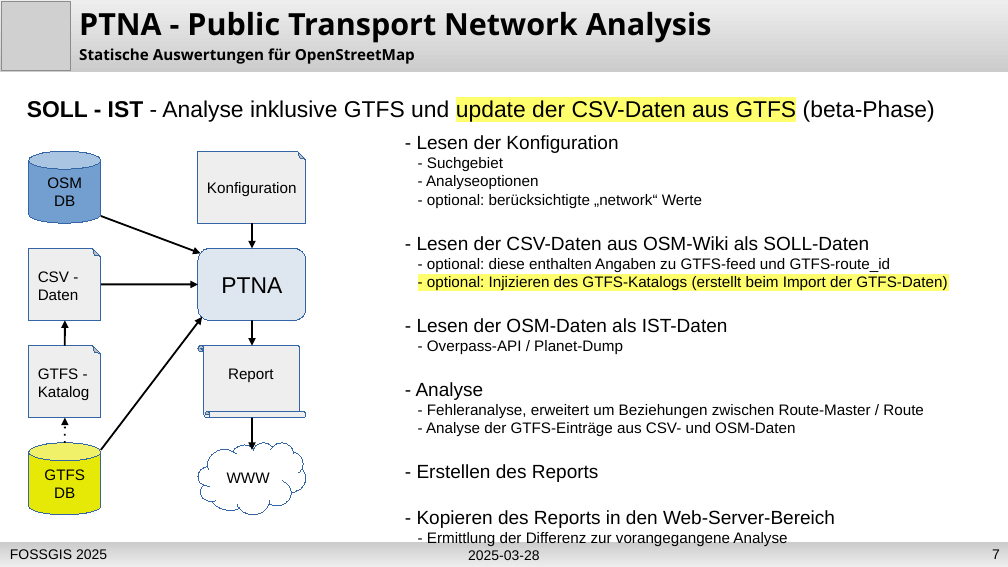
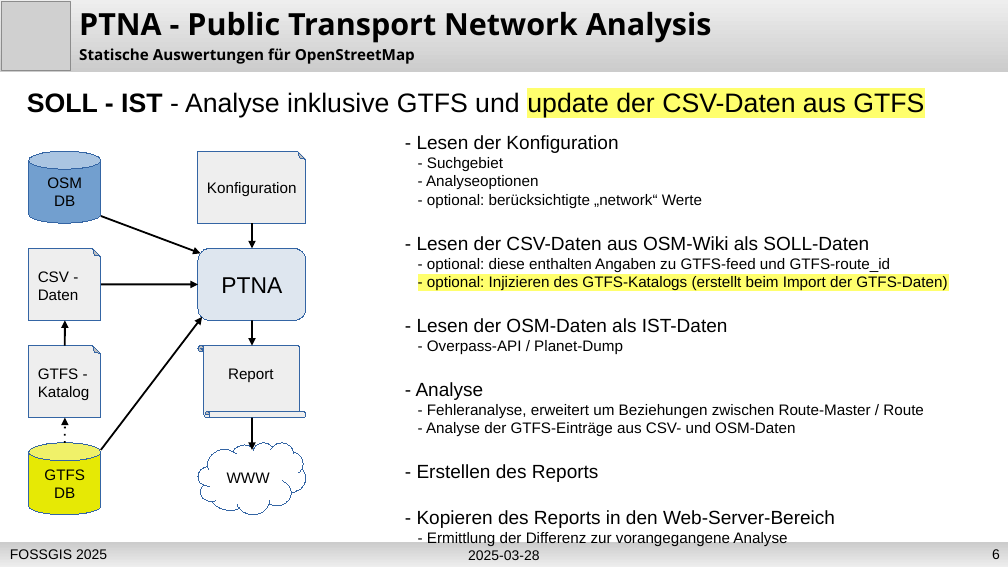
Before and after one commit to osm-ToniE/ptna-www, a slide deck: slide 6 of de/fossgis_2025_PTNA_Erdmann.odp (slide 7 before the commit). Drawn at 1008x567 pixels with LibreOffice and Linux fonts; fonts in the diff are those of the drawing; grey boxes stand for pictures. Boxes give left, top, right and bottom in pixels: in the first picture for what was removed or moved away, otherwise in the second. Text is boxed around its words. In the diff, an @@ line names an element or a change of style, - is before the commit and + after.

```diff
--- a/de/fossgis_2025_PTNA_Erdmann.odp
+++ b/de/fossgis_2025_PTNA_Erdmann.odp
@@ text at <box>27,92,924,117</box>: text changed; size 18 to 21 pt @@
-SOLL - IST - Analyse inklusive GTFS und update der CSV-Daten aus GTFS (beta-Phase)
+SOLL - IST - Analyse inklusive GTFS und update der CSV-Daten aus GTFS
@@ page number at <box>992,549,1000,559</box>: text changed @@
-7
+6
```
Also in this commit, not shown: 9 other slides changed, 1 slide added.
